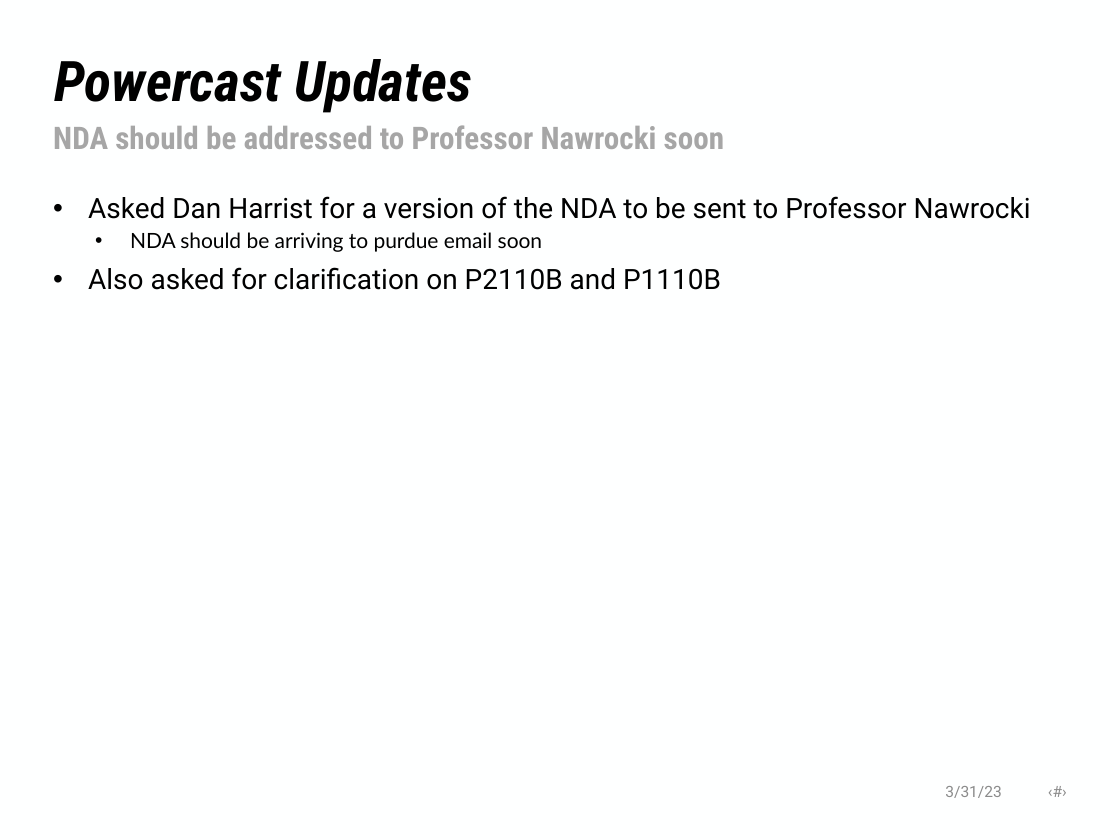
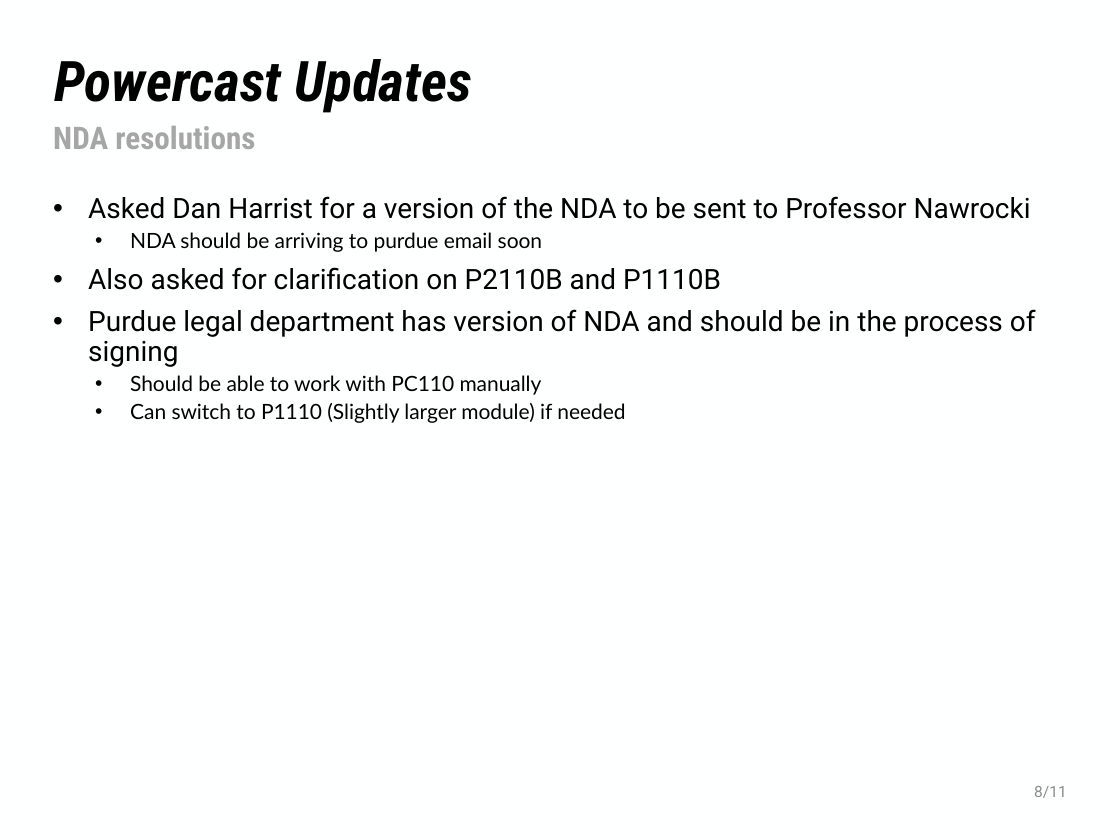
Before and after one commit to NHuang58/Biomedical_Device_PCB, a slide deck: slide 8 of Documentation/Slides/Week_29.pptx. Drawn at 1120x840 pixels with LibreOffice and Linux fonts; fonts in the diff are those of the drawing; background and template pictures are left out. Boxes give left, top, right and bottom in pixels: in the first picture for what was removed or moved away, otherwise in the second. Text is boxed around its words. In the diff, an @@ line names an element or a change of style, - is before the commit and + after.

```diff
--- a/Documentation/Slides/Week_29.pptx
+++ b/Documentation/Slides/Week_29.pptx
@@ text at bbox=[53, 126, 255, 149]: text changed @@
-NDA should be addressed to Professor Nawrocki soon
+NDA resolutions
@@ text at bbox=[88, 309, 1036, 423]: paragraphs added @@
+• Purdue legal department has version of NDA and should be in the process of signing
+  • Should be able to work with PC110 manually
+  • Can switch to P1110 (Slightly larger module) if needed
@@ text at bbox=[1034, 786, 1067, 798]: text changed @@
-3/31/23 ‹#›
+8/11
```
Also in this commit, not shown: 8 other slides changed, 2 slides added, 6 other files.
